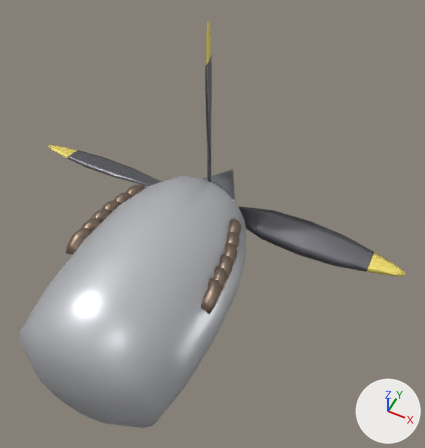
Two versions of the glTF model models/prop_engine_big.glb, one commit apart.
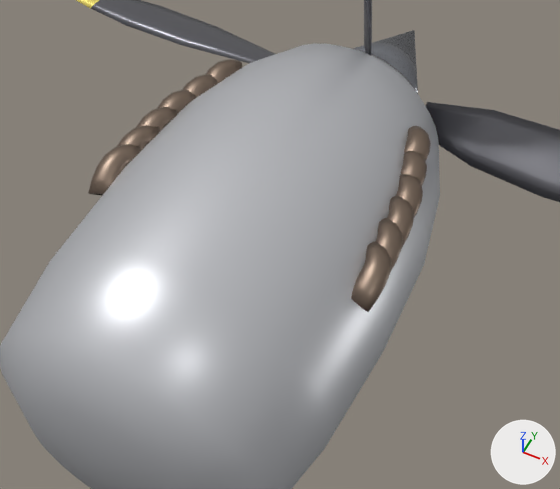
There are two pictures of each version: one whole from a camera (50 mm lens) standing at (1.46, -2.0, 3.35) and looking at (0.2, 0.52, 0.2), one close up on the part from 5% to 72% of the width and 34% to 90% of the height. The axes (+X, +Y, +Z) are drawn at lower right. The lights are the same throughout. The older version's two pictures come first. Where no turn or scale is listed for an object, it has been applied to the vertices. Vertices at exactly the same position are counted once.

In view in the first close-up: 'Cowl', 'Prop'.
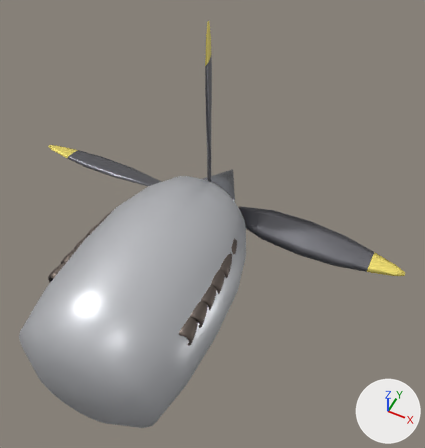
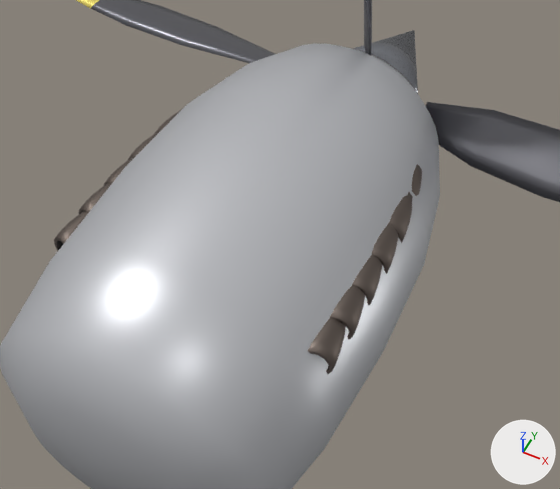
Commit message: Spitfire-Triebwerk: Auspuffstutzen als 12 separate Ejector-Stutzen neu gebaut

Changed parts and their boxes [x1, y1, x2, y2] in the close-ups (560 x 489 px):
'Cowl', reshaped
    both: [0, 43, 440, 489]
'exhaust_R5', added
    after: [308, 318, 346, 374]
'exhaust_R4', added
    after: [330, 285, 365, 339]
'exhaust_R3', added
    after: [352, 254, 382, 305]
'exhaust_R2', added
    after: [372, 222, 398, 274]
'exhaust_R1', added
    after: [390, 192, 413, 243]
'exhaust_L5', added
    after: [54, 211, 88, 251]
'exhaust_L4', added
    after: [79, 183, 111, 214]
'exhaust_R0', now drawn (mostly hidden)
    after: [412, 164, 422, 196]
'exhaust_L3', now drawn (mostly hidden)
    after: [104, 158, 134, 186]
'exhaust_L2', added (mostly hidden)
    after: [128, 132, 159, 160]
'exhaust_L1', added (mostly hidden)
    after: [154, 110, 181, 134]
part 1 of me_cowl, deleted
    before: [88, 59, 431, 312]

The change in detail:
In material 'exhaust' (mat_exhaust), roughness goes from 0.42 to 0.55.
me_cowl is used by ob_cowl; location (0.0, 0.0, 0.0).
me_cowl had 2318 vertices, 4584 faces and spanned x -0.56..0.56, y -0.95..0.88, z -0.56..0.56.
me_cowl now has 362 vertices, 720 faces and spans x -0.56..0.56, y -0.95..0.88, z -0.56..0.56.
me_cowl part 1: 12 loose pieces with 1956 vertices, spanning x -0.56..0.56, y -0.22..0.53, z 0.24..0.35, are deleted.
me_cowl no longer uses material mat_exhaust (brown #847365).
me_cowl no longer uses material mat_exhole (black #212121).
Mesh me_exhaust_l5 is new.
It has 192 vertices, 398 faces and spans x -0.086..0.048, y -0.186..0.017, z -0.074..0.061.
Faces by material slot: [224, 174].
It uses material mat_exhaust (grey #7c716a).
It uses material mat_exhole (dark grey #3c3837).
Mesh me_exhaust_r5 is new.
It has 192 vertices, 398 faces and spans x -0.048..0.086, y -0.186..0.017, z -0.074..0.061.
Faces by material slot: [224, 174].
It uses material mat_exhaust (grey #7c716a).
It uses material mat_exhole (dark grey #3c3837).
Object 'exhaust_L5' (ob_exhaust_l5) is new; it shows me_exhaust_l5.
Its location is (-0.443, -0.28, 0.256).
Object 'exhaust_R5' (ob_exhaust_r5) is new; it shows me_exhaust_r5.
Its location is (0.443, -0.28, 0.256).
Object 'exhaust_L4' (ob_exhaust_l4) is new; it shows a copy of me_exhaust_l5.
Its location is (-0.443, -0.144, 0.256).
Object 'exhaust_R4' (ob_exhaust_r4) is new; it shows a copy of me_exhaust_r5.
Its location is (0.443, -0.144, 0.256).
Object 'exhaust_R3' (ob_exhaust_r3) is new; it shows a copy of me_exhaust_r5.
Its location is (0.438, -0.008, 0.253).
Object 'exhaust_L2' (ob_exhaust_l2) is new; it shows a copy of me_exhaust_l5.
Its location is (-0.431, 0.128, 0.249).
Object 'exhaust_R2' (ob_exhaust_r2) is new; it shows a copy of me_exhaust_r5.
Its location is (0.431, 0.128, 0.249).
Object 'exhaust_L1' (ob_exhaust_l1) is new; it shows a copy of me_exhaust_l5.
Its location is (-0.419, 0.264, 0.242).
Object 'exhaust_R1' (ob_exhaust_r1) is new; it shows a copy of me_exhaust_r5.
Its location is (0.419, 0.264, 0.242).
